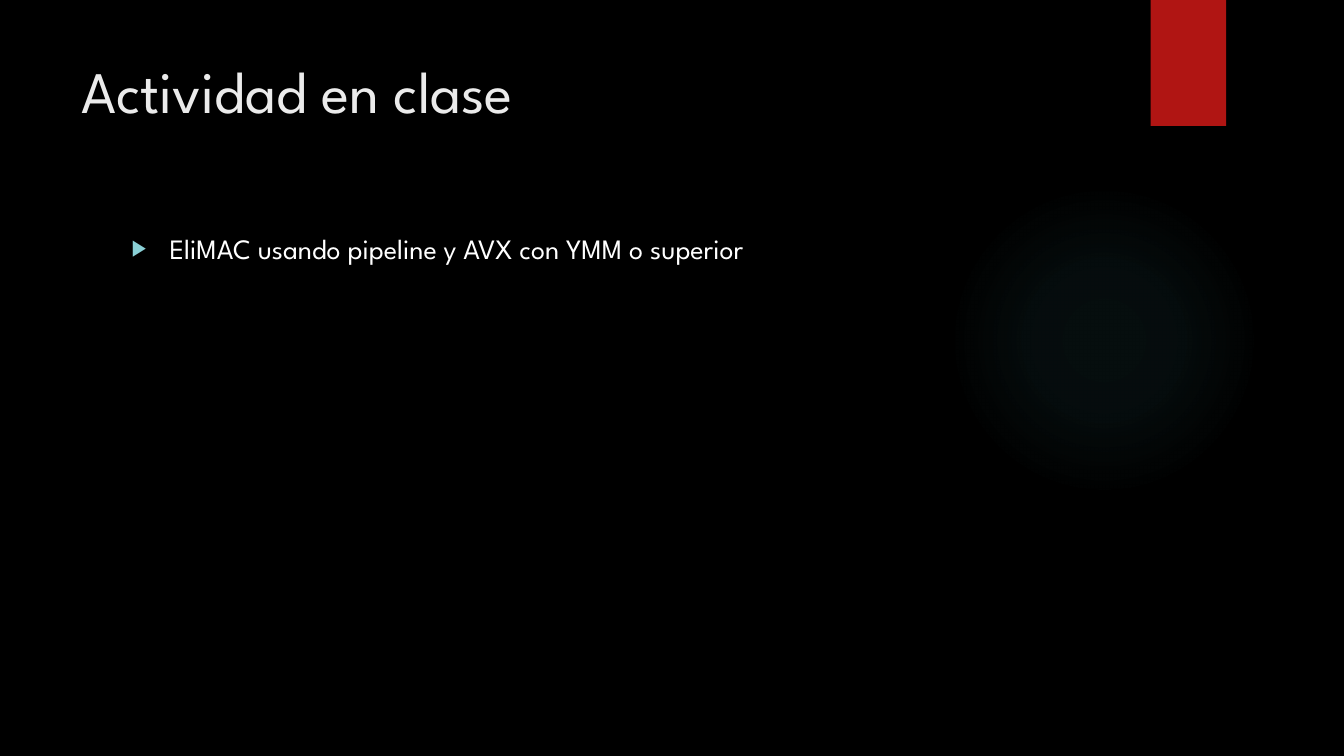
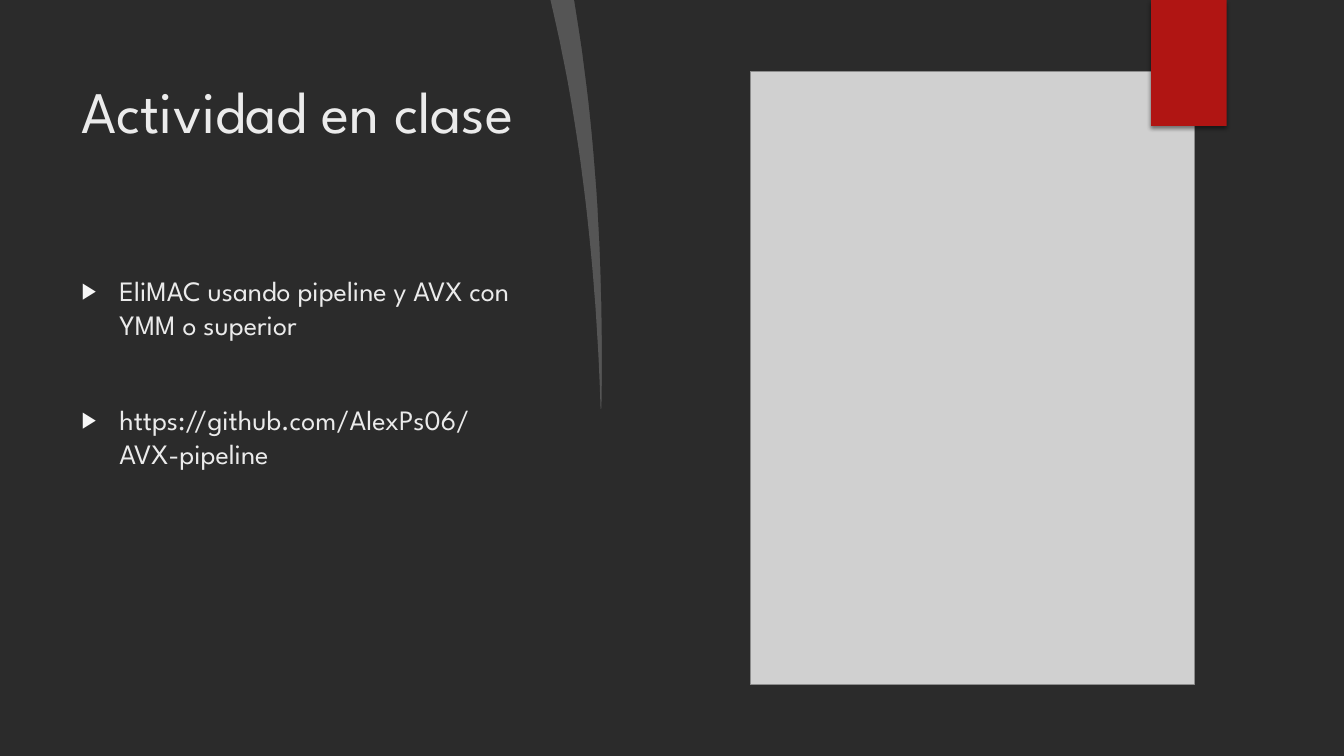
Before and after one commit to AlexPs06/AVX-pipeline, a slide deck: slide 38 of Presentación.pptx. Drawn at 1344x756 pixels with LibreOffice and Linux fonts; fonts in the diff are those of the drawing; grey boxes stand for pictures; background and template pictures are left out; a plain dark background stands for a picture behind light text. Boxes give left, top, right and bottom in pixels: in the first picture for what was removed or moved away, otherwise in the second. Text is boxed around its words. In the diff, an @@ line names an element or a change of style, - is before the commit and + after.

```diff
--- a/Presentación.pptx
+++ b/Presentación.pptx
@@ freeform shape added at [551, 0, 612, 409], fill #FFFFFF at 20% opacity @@
@@ freeform shape added at [574, 0, 1344, 756], fill #FFFFFF @@
@@ rectangle added at [1151, 0, 1227, 126], fill #B01513 @@
@@ title "Actividad en clase": place and size @@
-title "Actividad en clase" at [81, 72, 513, 114]
+title "Actividad en clase" at [82, 92, 513, 134]
@@ picture added at [750, 72, 1194, 685] @@
@@ ellipse at [949, 185, 1259, 495]: fill gradient #50B9C1 to gradient #F3F3F3 @@
@@ text "EliMAC usando pipeline y AVX ...": place and size @@
-text "EliMAC usando pipeline y AVX ..." at [170, 239, 743, 265]
+text "EliMAC usando pipeline y AVX ..." at [119, 281, 509, 470]
@@ text at [119, 281, 509, 341]: text colour #FFFFFF to #EBEBEB in "EliMAC usando pipeline y AVX con YMM ..."; bullet colour #8AD0D6 to #F7F7F7 @@
@@ text at [119, 410, 469, 470]: paragraph added @@
+▶ https://github.com/AlexPs06/AVX-pipeline
```
Also in this commit, not shown: 1 other slide changed, 1 other file.
